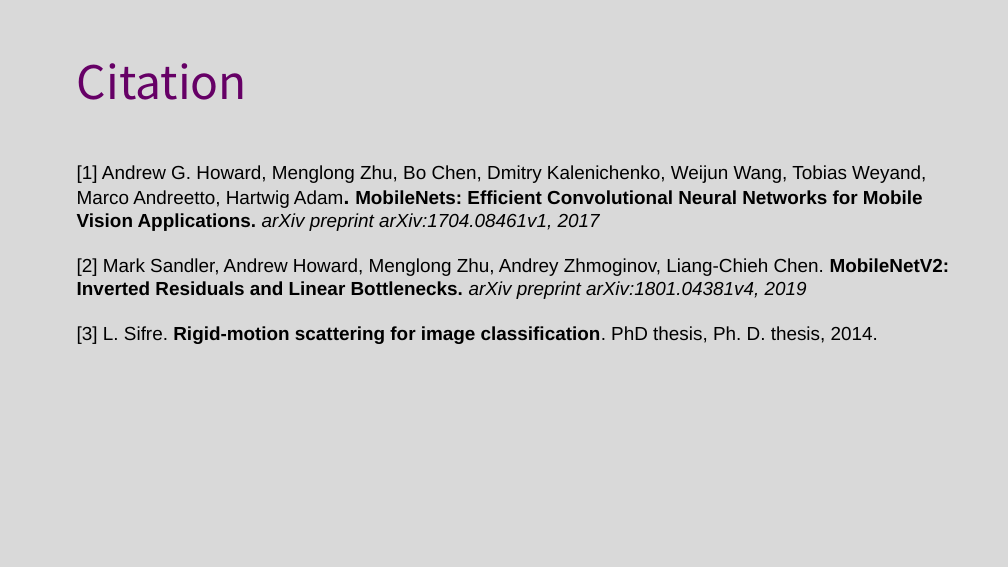
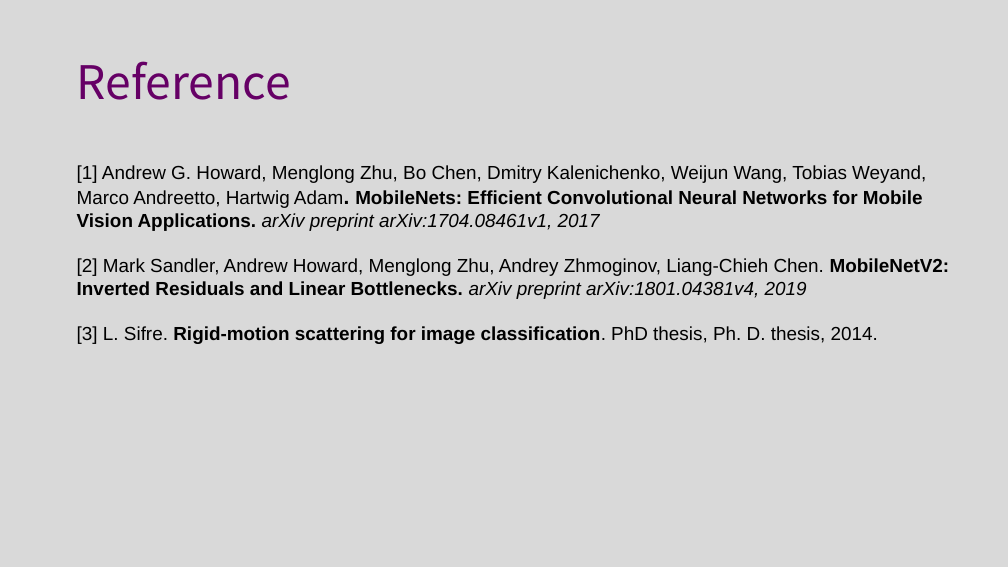
Before and after one commit to ZeningLin/DSP-Big-Project-SCUT, a slide deck: slide 2 of MobileNetsReadOnly.pptx. Drawn at 1008x567 pixels with LibreOffice and Linux fonts; fonts in the diff are those of the drawing. Boxes give left, top, right and bottom in pixels: in the first picture for what was removed or moved away, otherwise in the second. Text is boxed around its words. In the diff, an @@ line names an element or a change of style, - is before the commit and + after.

```diff
--- a/MobileNetsReadOnly.pptx
+++ b/MobileNetsReadOnly.pptx
@@ title at (77, 61, 291, 100): text changed @@
-Citation
+Reference
```
Also in this commit, not shown: 7 other slides changed.
